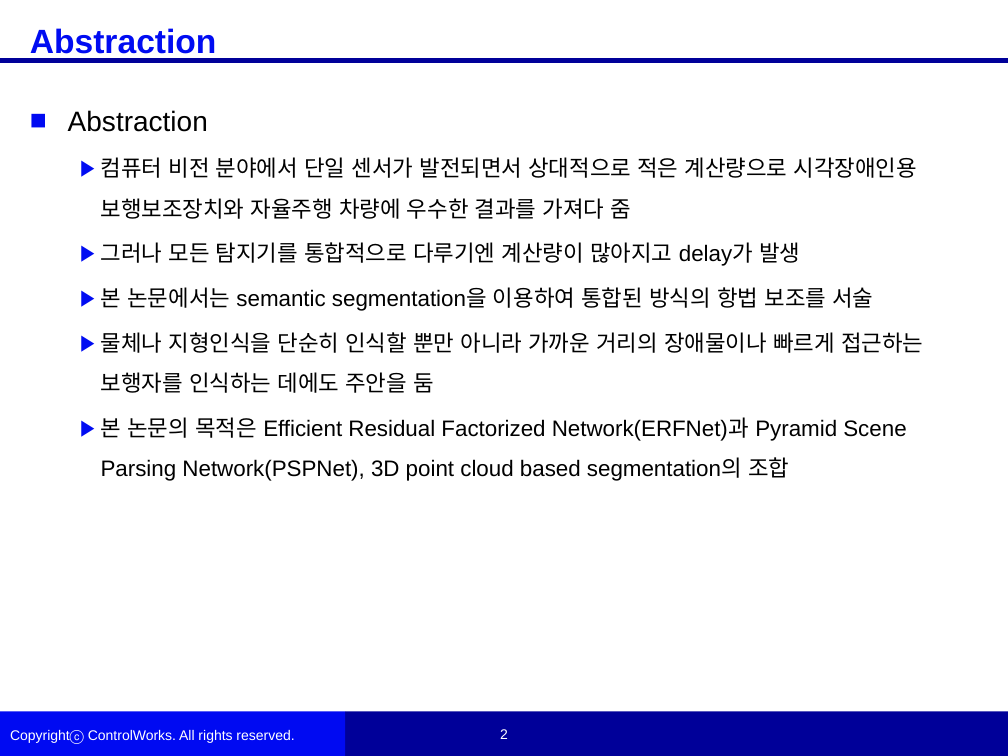
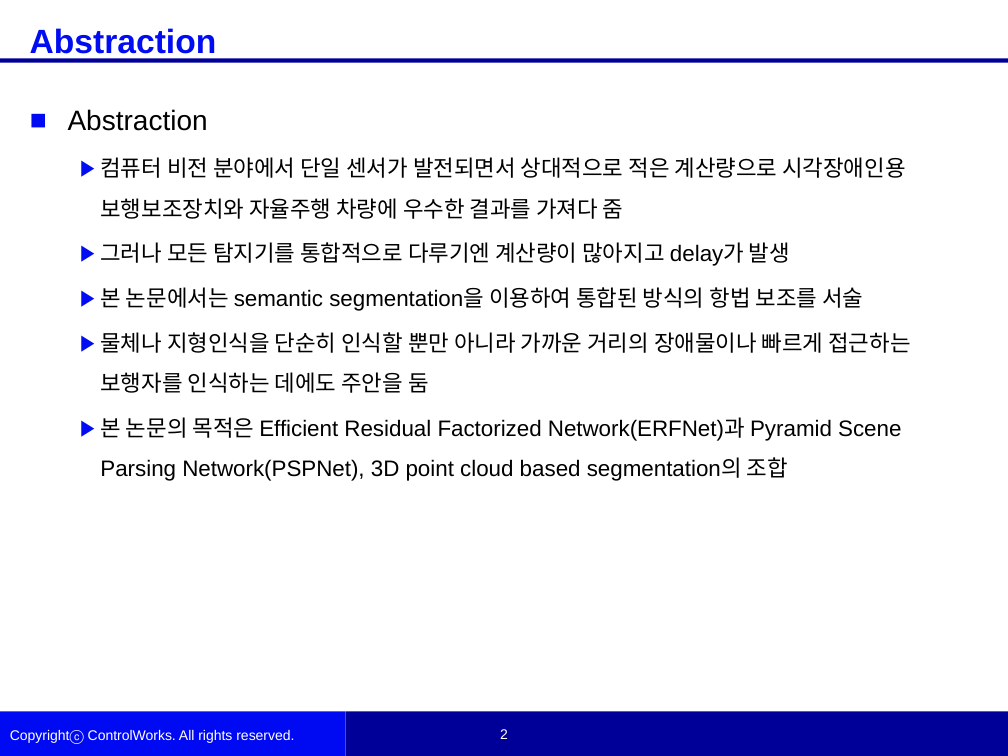
Before and after one commit to woojinKwon/deep_learning_paper, a slide deck: slide 2 of Unifying terrain awareness through real-time semantic segmentation_논문정리.pptx. Drawn at 1008x756 pixels with LibreOffice and Linux fonts; fonts in the diff are those of the drawing; background and template pictures are left out. Boxes give left, top, right and bottom in pixels: in the first picture for what was removed or moved away, otherwise in the second. Text is boxed around its words. In the diff, an @@ line names an element or a change of style, - is before the commit and + after.

Commit message:
1520

```diff
--- a/Unifying terrain awareness through real-time semantic segmentation_논문정리.pptx
+++ b/Unifying terrain awareness through real-time semantic segmentation_논문정리.pptx
@@ text "Abstraction" at <box>68,109,910,481</box>: indent changed @@
@@ text "Copyrightⓒ ControlWorks. All rights reserved." rewrapped from <box>179,730,294,743</box> to <box>88,730,294,743</box> @@
```
Also in this commit, not shown: 1 other slide changed, 7 slides removed.
